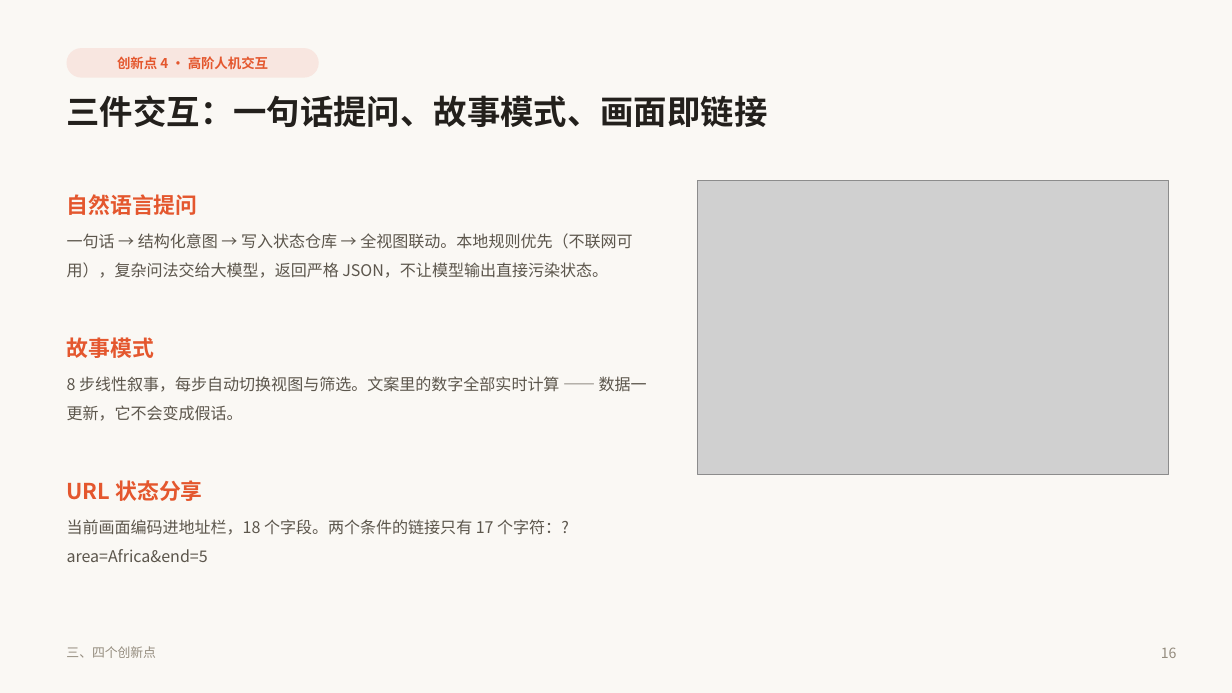
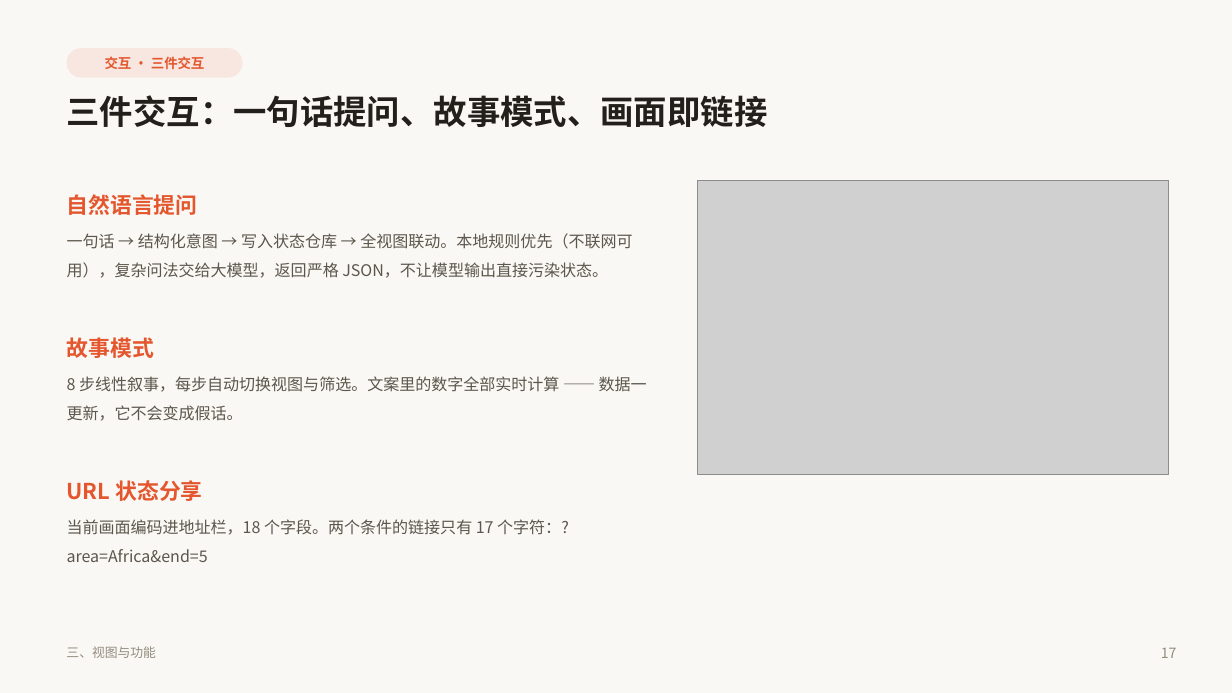
Before and after one commit to quvro/world-language-vitality-map, a slide deck: slide 17 of paper/世界语言赛博活力图谱_答辩PPT.pptx (slide 16 before the commit). Drawn at 1232x693 pixels with LibreOffice and Linux fonts; fonts in the diff are those of the drawing; grey boxes stand for pictures. Boxes give left, top, right and bottom in pixels: in the first picture for what was removed or moved away, otherwise in the second. Text is boxed around its words. In the diff, an @@ line names an element or a change of style, - is before the commit and + after.

Commit message:
﻿refactor(ppt): 二三两部分按新大纲重排
用户要求：第二部分讲系统架构 / 数据来源 / 搭建过程，第三部分详细讲视图与功能。

第二部分（9–12）
  9  章节页
  10 五个来源，四套互不重叠的记录口径      ← 数据来源
  11 搭建过程：从公开接口到一份数据契约    ← 新增
  12 四层架构：采集 → 处理 → 可视化 → 交互 ← 系统架构
     · 新增页按四步讲：抓取 / 清洗 / 建库 / 前端
     · 清洗那一步重点讲实体对齐（WALS 码、Glottocode、ISO 639-3 三方映射）

第三部分（13–21）
  · 标题从「三、四个创新点」改为「三、视图与功能」
  · 各页 kicker 从「创新点 N」改为视图 / 功能 / 方法论 / 交互
  · 页脚同步为「三、视图与功能」
  · 六个视图总览移到架构页之后，作为进入第三部分的过渡

顺带交换了「搭建过程」与「架构」的先后：先讲怎么搭出来的，
再讲为什么这么分层，比反过来顺。

```diff
--- a/paper/世界语言赛博活力图谱_答辩PPT.pptx
+++ b/paper/世界语言赛博活力图谱_答辩PPT.pptx
@@ rounded rectangle "交互 · 三件交互": place and size @@
-rounded rectangle "交互 · 三件交互" at box(67, 48, 319, 78)
+rounded rectangle "交互 · 三件交互" at box(67, 48, 243, 78)
@@ text in rounded rectangle at box(105, 56, 205, 69): text changed @@
-创新点 4 · 高阶人机交互
+交互 · 三件交互
@@ text at box(66, 646, 156, 658): text changed @@
-三、四个创新点
+三、视图与功能
@@ text at box(1161, 647, 1177, 658): text changed @@
-16
+17
```
Also in this commit, not shown: 12 other slides changed, 1 slide added, 4 other files.
